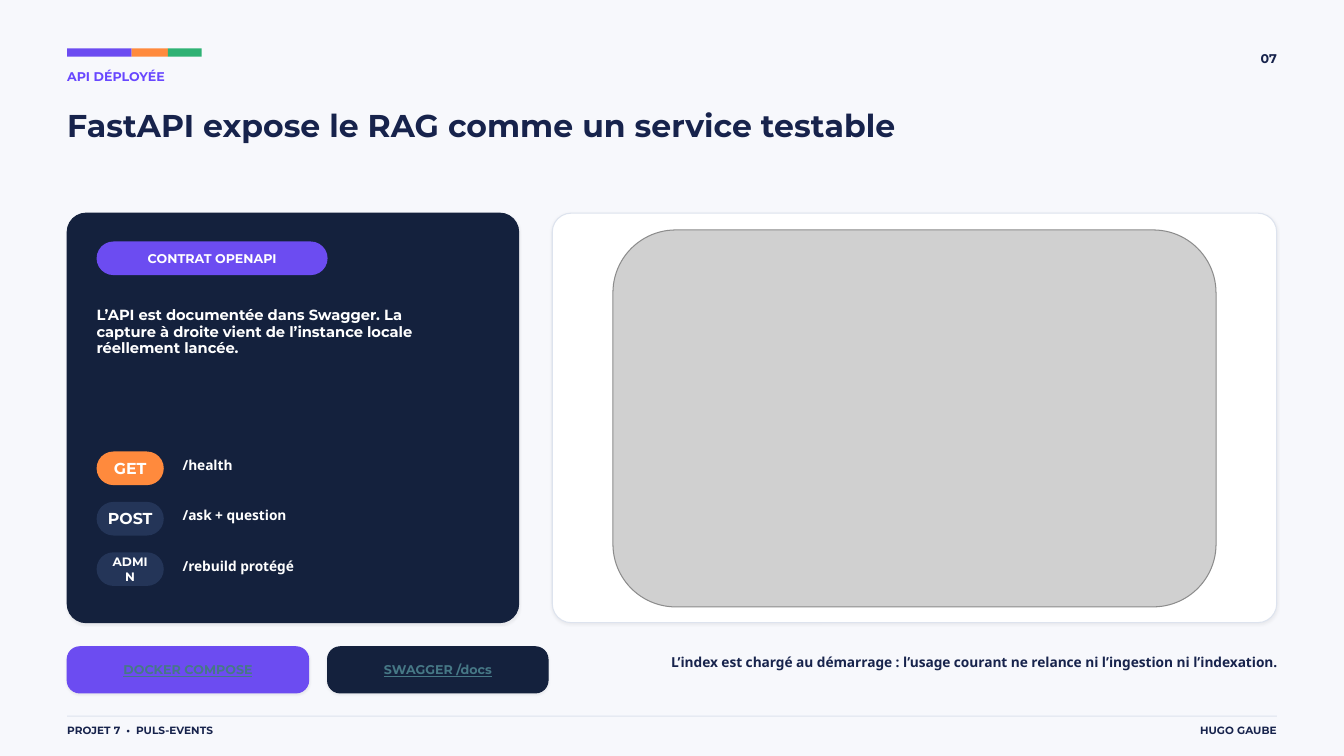
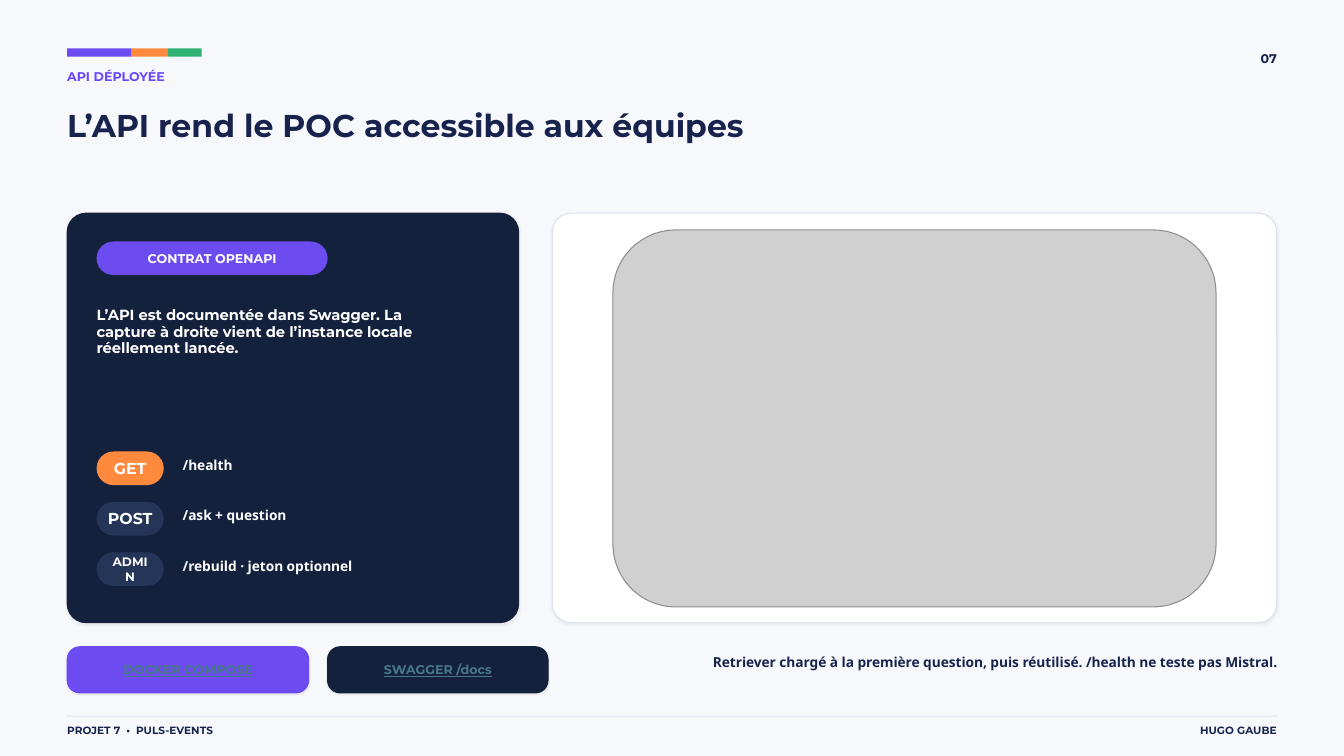
Before and after one commit to hgbe-GH/Projet7, a slide deck: slide 7 of outputs/openagenda-rag-soutenance.pptx. Drawn at 1344x756 pixels with LibreOffice and Linux fonts; fonts in the diff are those of the drawing; grey boxes stand for pictures. Boxes give left, top, right and bottom in pixels: in the first picture for what was removed or moved away, otherwise in the second. Text is boxed around its words. In the diff, an @@ line names an element or a change of style, - is before the commit and + after.

```diff
--- a/outputs/openagenda-rag-soutenance.pptx
+++ b/outputs/openagenda-rag-soutenance.pptx
@@ text at (x1=67, y1=112, x2=743, y2=143): text changed @@
-FastAPI expose le RAG comme un service testable
+L’API rend le POC accessible aux équipes
@@ text at (x1=183, y1=560, x2=353, y2=575): text changed @@
-/rebuild protégé
+/rebuild · jeton optionnel
@@ text at (x1=713, y1=656, x2=1277, y2=671): text changed @@
-L’index est chargé au démarrage : l’usage courant ne relance ni l’ingestion ni l’indexation.
+Retriever chargé à la première question, puis réutilisé. /health ne teste pas Mistral.
```
Also in this commit, not shown: 11 other slides changed, 53 other files.
